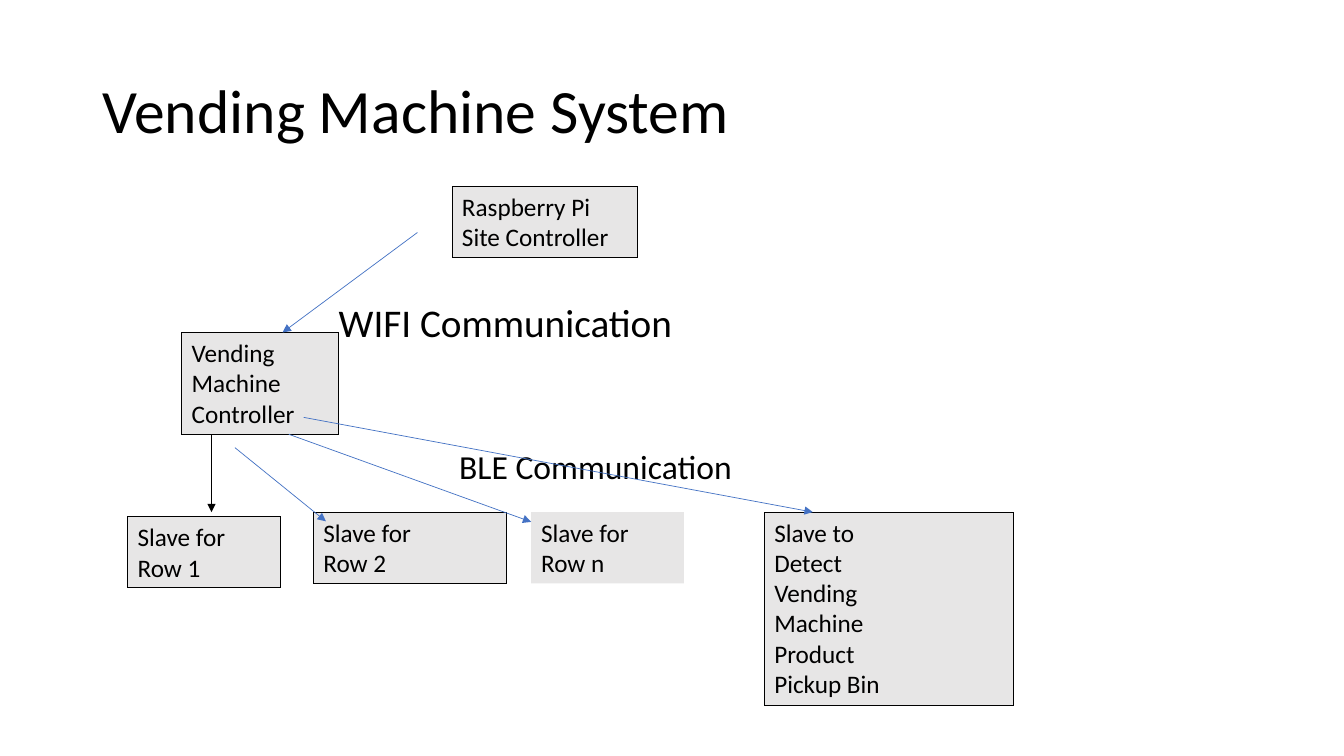
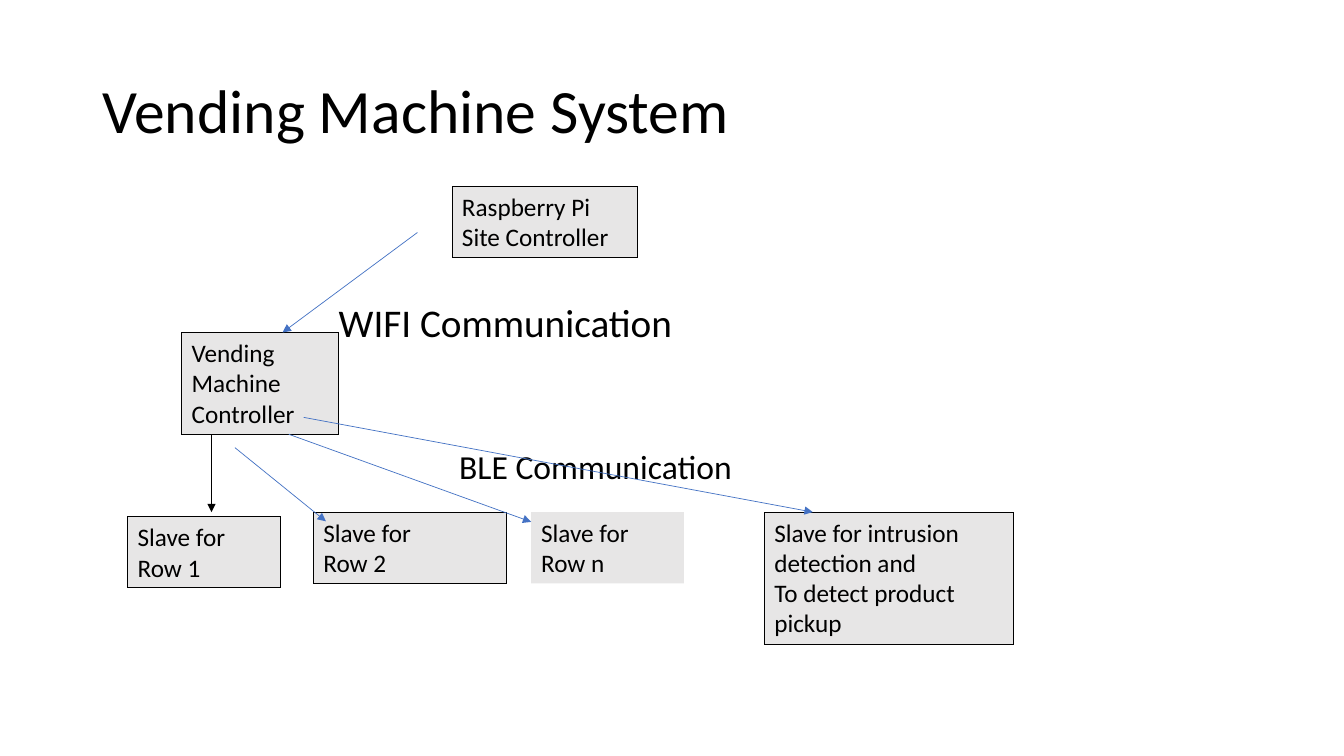
Before and after one commit to NanoDataCenter/nano_data_center, a slide deck: slide 8 of presentations/session_4/vending_machine_design/Vending Machine Hardware Design.pptx. Drawn at 1344x756 pixels with LibreOffice and Linux fonts; fonts in the diff are those of the drawing. Boxes give left, top, right and bottom in pixels: in the first picture for what was removed or moved away, otherwise in the second. Text is boxed around its words. In the diff, an @@ line names an element or a change of style, - is before the commit and + after.

```diff
--- a/presentations/session_4/vending_machine_design/Vending Machine Hardware Design.pptx
+++ b/presentations/session_4/vending_machine_design/Vending Machine Hardware Design.pptx
@@ rectangle "Slave for intrusion detection and": place and size @@
-rectangle "Slave for intrusion detection and" at (764,512,1014,706)
+rectangle "Slave for intrusion detection and" at (764,512,1014,644)
@@ text in rectangle at (774,524,959,636): text changed @@
-Slave to
-Detect
-Vending
-Machine
-Product
-Pickup Bin
+Slave for intrusion detection and
+To detect product pickup
```
Also in this commit, not shown: 6 other slides changed, 1 slide added.
